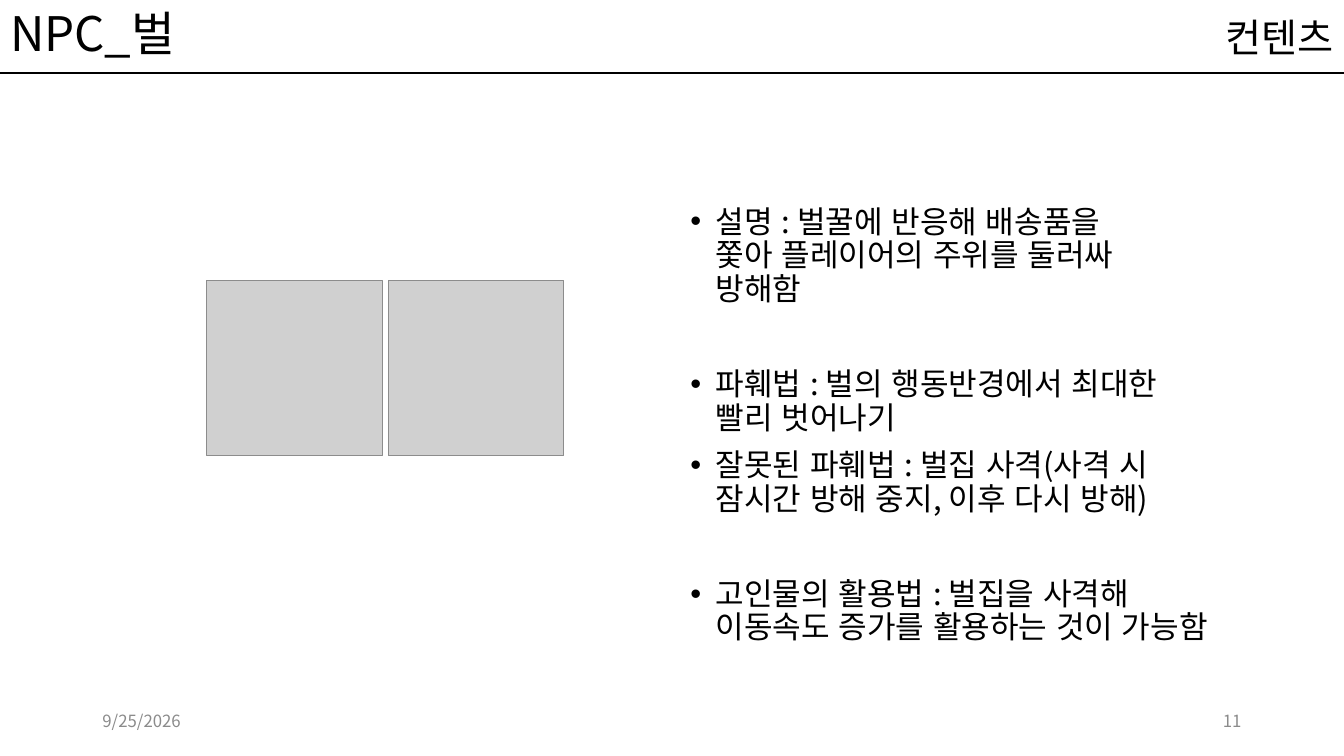
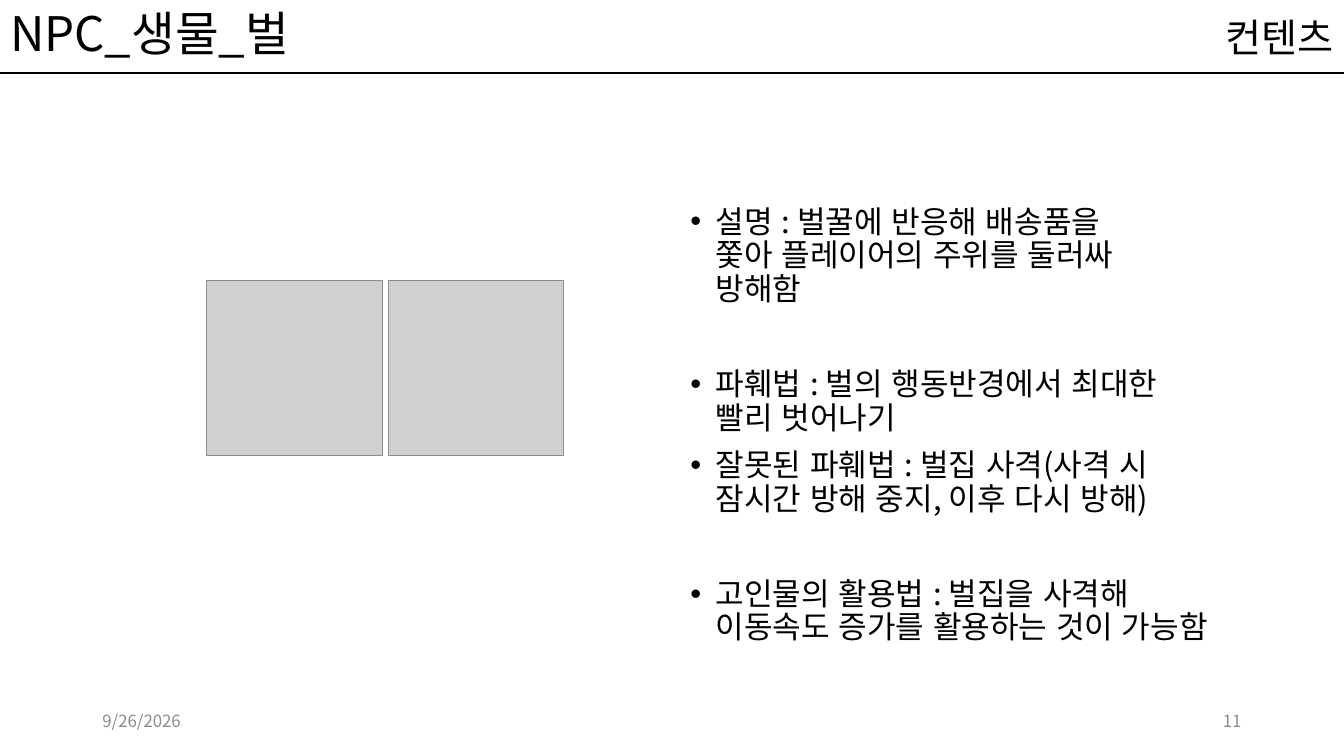
Before and after one commit to kwakyerin/2026_Graduation_Project, a slide deck: slide 11 of documents/HyunahKwon/design/designing/for_teammates/프로토타입_기획.pptx. Drawn at 1344x756 pixels with LibreOffice and Linux fonts; fonts in the diff are those of the drawing; grey boxes stand for pictures. Boxes give left, top, right and bottom in pixels: in the first picture for what was removed or moved away, otherwise in the second. Text is boxed around its words. In the diff, an @@ line names an element or a change of style, - is before the commit and + after.

```diff
--- a/documents/HyunahKwon/design/designing/for_teammates/프로토타입_기획.pptx
+++ b/documents/HyunahKwon/design/designing/for_teammates/프로토타입_기획.pptx
@@ title at [10,11,289,58]: text changed @@
-NPC_벌
+NPC_생물_벌
@@ text at [102,714,180,730]: text changed @@
-9/25/2026
+9/26/2026
```
Also in this commit, not shown: 12 other slides changed, 1 slide added, 1 other file.
